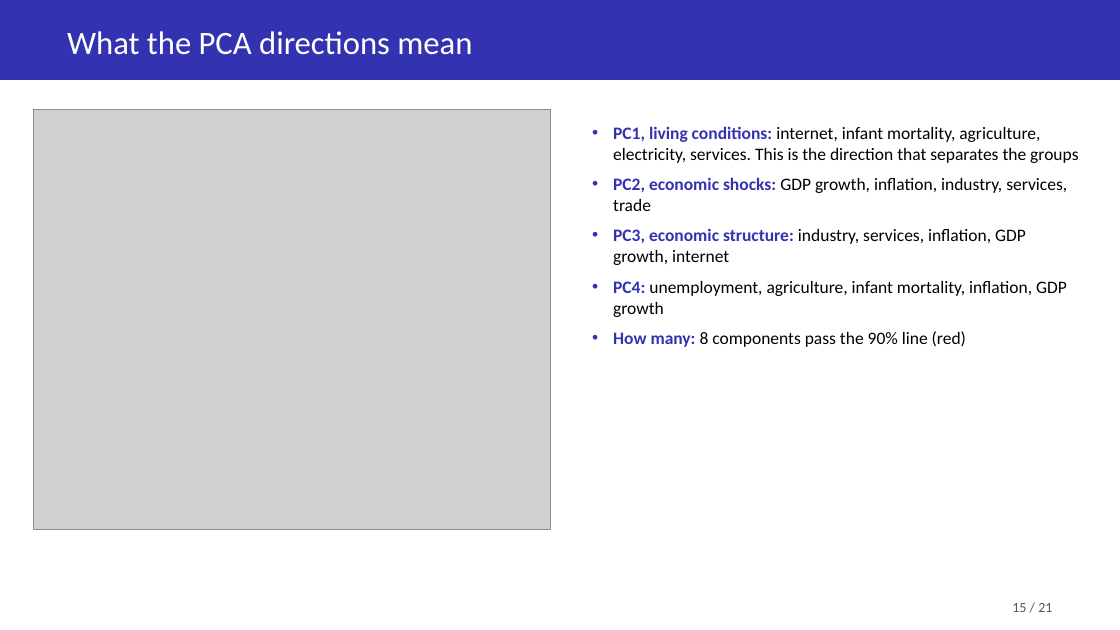
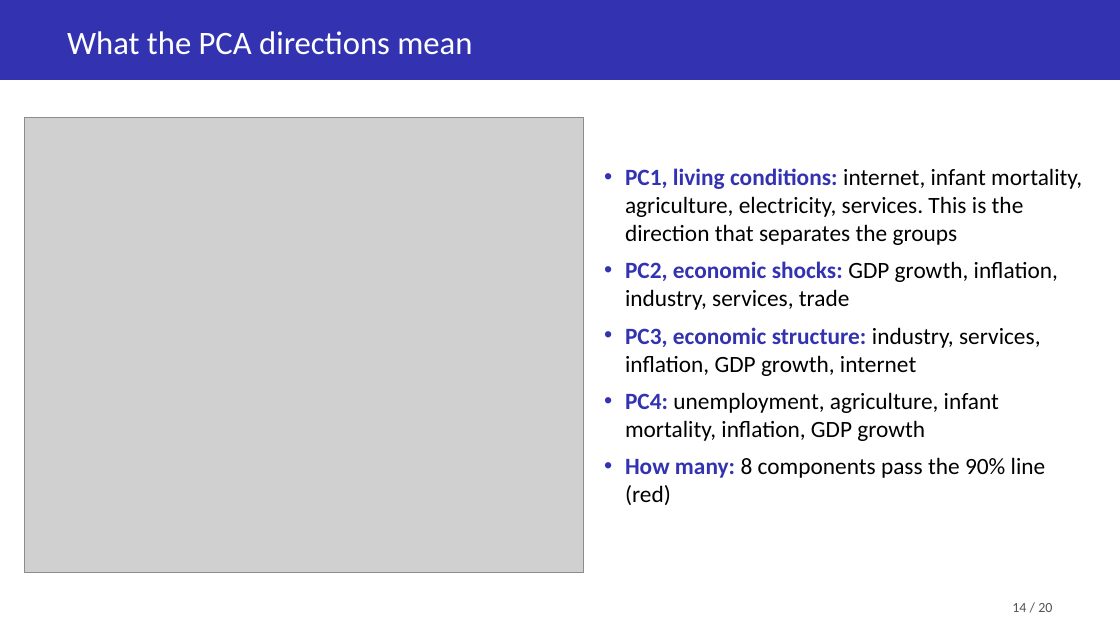
Before and after one commit to Soemon007/DS203_GroupProject, a slide deck: slide 14 of deliverables/DS203_Slides.pptx (slide 15 before the commit). Drawn at 1120x630 pixels with LibreOffice and Linux fonts; fonts in the diff are those of the drawing; grey boxes stand for pictures. Boxes give left, top, right and bottom in pixels: in the first picture for what was removed or moved away, otherwise in the second. Text is boxed around its words. In the diff, an @@ line names an element or a change of style, - is before the commit and + after.

```diff
--- a/deliverables/DS203_Slides.pptx
+++ b/deliverables/DS203_Slides.pptx
@@ picture: place and size @@
-picture at [34, 109, 550, 529]
+picture at [24, 118, 584, 572]
@@ text "PC1, living conditions: internet, infant ...": place and size @@
-text "PC1, living conditions: internet, infant ..." at [613, 126, 1078, 347]
+text "PC1, living conditions: internet, infant ..." at [625, 168, 1082, 505]
@@ text "PC1, living conditions: internet, infant ..." at [625, 168, 1082, 505]: size 15 to 20 pt @@
@@ text at [1012, 603, 1052, 612]: text changed @@
-15 / 21
+14 / 20
```
Also in this commit, not shown: 15 other slides changed, 2 slides added, 3 slides removed.
